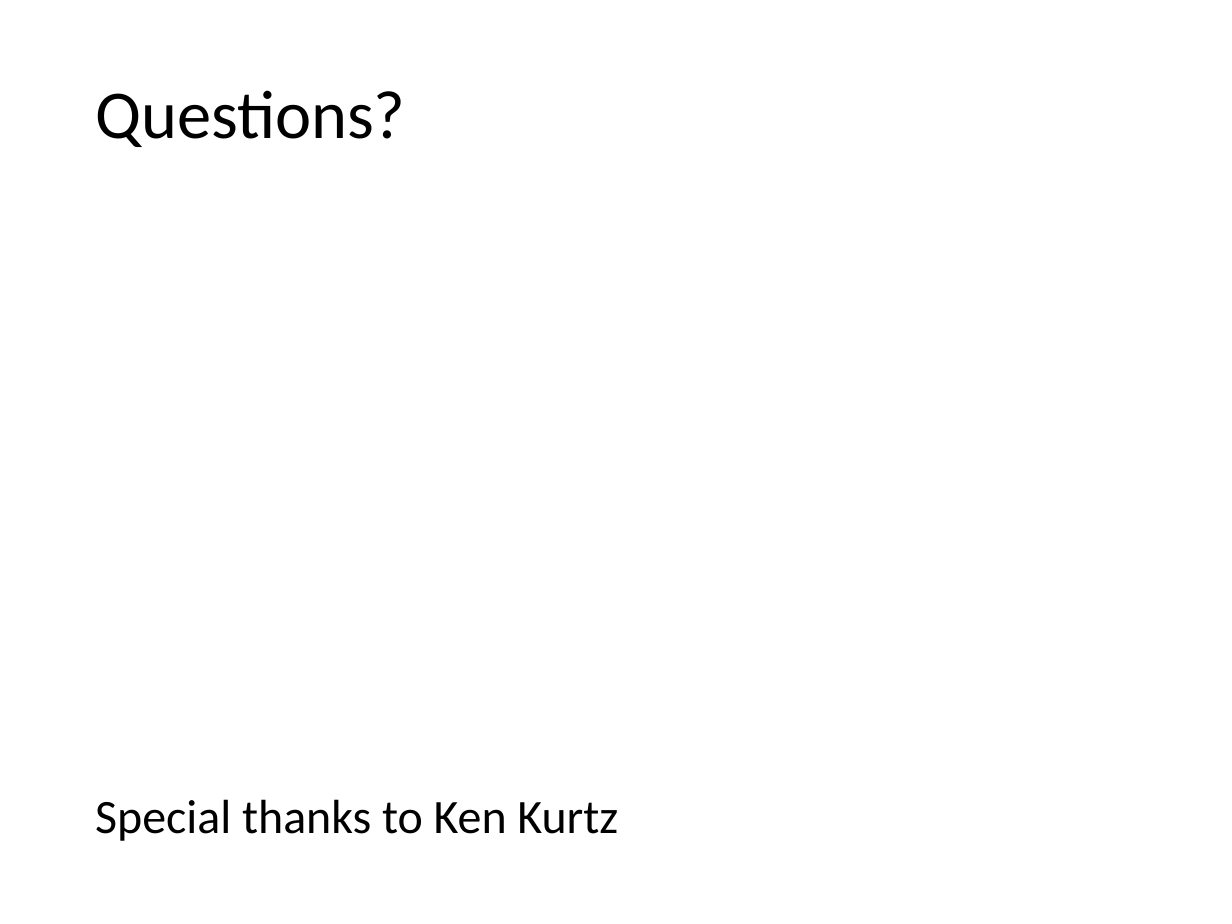
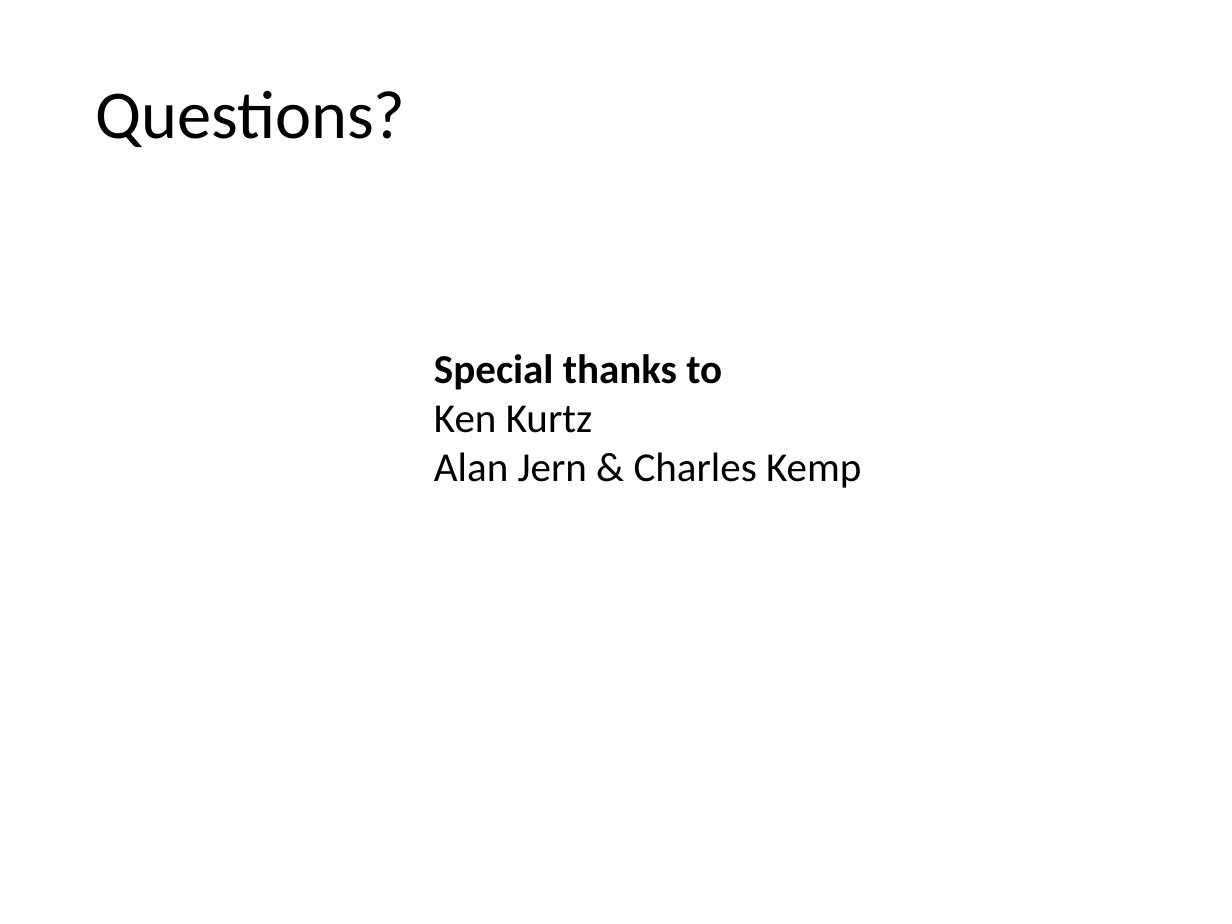
Before and after one commit to AusterweilLab/generating_categories, a slide deck: slide 42 of Presentations/ccn-bbag-march-2-2017.pptx. Drawn at 1232x924 pixels with LibreOffice and Linux fonts; fonts in the diff are those of the drawing. Boxes give left, top, right and bottom in pixels: in the first picture for what was removed or moved away, otherwise in the second. Text is boxed around its words. In the diff, an @@ line names an element or a change of style, - is before the commit and + after.

```diff
--- a/Presentations/ccn-bbag-march-2-2017.pptx
+++ b/Presentations/ccn-bbag-march-2-2017.pptx
@@ text added at [434,354,861,488], 24 pt, text #000000 @@
+Special thanks to
+Ken Kurtz
+Alan Jern & Charles Kemp
@@ text at [95,799,618,841]: paragraph removed @@
-Special thanks to Ken Kurtz
```
Also in this commit, not shown: 9 other slides changed.
